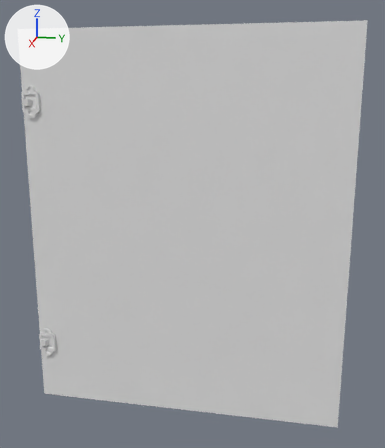
The FBX model Assets/Fbx/Vagon_SmallCorridor/Vagon_SmallCorridor_GarbDoor_01.fbx, before and after one commit.
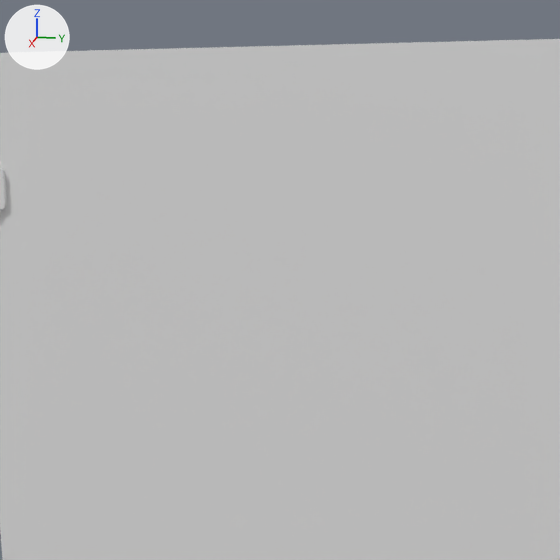
Each version is shown whole from a camera (50 mm lens) standing at (-8.848, 0.079, 2.048) and looking at (-9.851, -0.121, 1.797), then close up on the part from 9% to 88% of the width and 0% to 68% of the height. Lighting does not change. The marker at upper left points along +X, +Y and +Z. Where no turn or scale is listed for an object, it has been applied to the vertices.

The first close-up shows 'Vagon_SmallCorridor_GarbDoor_01'.
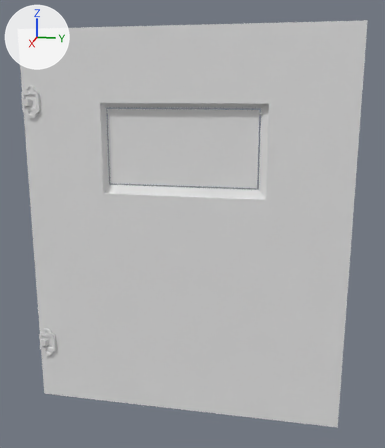
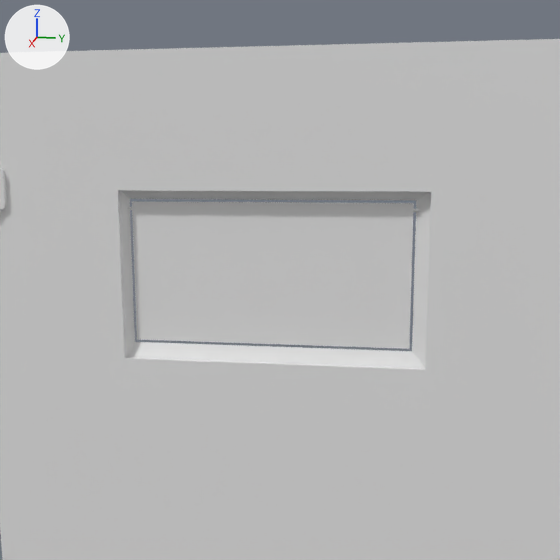
What changed in the scene script:
```text
Add mat_im_wood_t:
    mat_im_wood_t = principled_material('IM_Wood_T')
    mat_im_wood_t.base_color = (0.8, 0.8, 0.8)  # white #e7e7e7
    mat_im_wood_t.roughness = 0.4
Add mat_im_metal_insert:
    mat_im_metal_insert = principled_material('IM_Metal_Insert')
    mat_im_metal_insert.base_color = (0.8, 0.8, 0.8)  # white #e7e7e7
    mat_im_metal_insert.roughness = 0.4
Add mat_im_body_inner_detals:
    mat_im_body_inner_detals = principled_material('IM_Body_inner_Detals')
    mat_im_body_inner_detals.base_color = (0.8, 0.8, 0.8)  # white #e7e7e7
    mat_im_body_inner_detals.roughness = 0.4
Change me_vagon_smallcorridor_garbdoor_01:
    where me_vagon_smallcorridor_garbdoor_01.from_pydata(...)  # 390 vertices, 385 faces; spans x -0.028..0.007, y -0.003..0.634, z 0.01..0.782
    used by ob_vagon_smallcorridor_garbdoor_01; location = (-9.833, -0.454, 1.384)
    verts and faces of me_vagon_smallcorridor_garbdoor_01; kept vertices keep their numbers, new ones are numbered from 390
    before: 0 (-0.002, 0.634, 0.01), 1 (-0.017, 0.634, 0.01), 2 (-0.002, -0.003, 0.01), 3 (-0.017, -0.003, 0.01), 4 (-0.017, 0.634, 0.782)
    before: 5 (-0.002, 0.634, 0.782), 6 (-0.002, -0.003, 0.782), 7 (-0.017, -0.003, 0.782), 378 (-0.023, 0.165, 0.489), 382 (-0.023, 0.165, 0.634)
    before: 385 (-0.023, 0.457, 0.489), 387 (-0.023, 0.457, 0.634)
    me_vagon_smallcorridor_garbdoor_01 part 1: a new loose piece, a box spanning x -0.0198..-0.0168, y 0.1653..0.4574, z 0.489..0.6343, in mat_im_metal_insert (white #e7e7e7)
    me_vagon_smallcorridor_garbdoor_01 part 2
    add delete_faces([(1, 3, 7, 4), (0, 5, 6, 2), (378, 382, 387, 385)])
    add verts[378] = (-0.011, 0.156, 0.471)  # moved, pixel (127, 357)
    add verts[382] = (-0.011, 0.156, 0.646)  # moved, pixel (120, 190)
    add verts[385] = (-0.011, 0.475, 0.471)  # moved, pixel (425, 368)
    add verts[387] = (-0.011, 0.475, 0.646)  # moved, pixel (431, 191)
    add verts[390] = (-0.017, 0.475, 0.471)
    add verts[391] = (-0.017, 0.156, 0.471)
    add verts[392] = (-0.017, 0.475, 0.646)
    add verts[393] = (-0.017, 0.156, 0.646)
    add for new, old in zip([*range(394, 398)], [*range(390, 394)]): verts[new] = verts[old] + (0.015, 0.0, 0.0)
    add faces += [(1, 390, 392, 4), (5, 6, 397, 396), (2, 395, 397, 6), (0, 394, 395, 2), (0, 5, 396, 394), (4, 392, 393, 7)]  # mat_im_wood_t (white #e7e7e7)
    add faces += [(3, 7, 393, 391), (1, 3, 391, 390)]  # mat_im_wood_t (white #e7e7e7)
    add faces += [(391, 393, 397, 395), (392, 396, 397, 393), (390, 394, 396, 392), (390, 391, 395, 394)]  # mat_im_metal_insert (white #e7e7e7)
    add me_vagon_smallcorridor_garbdoor_01.materials.append(mat_im_wood_t)  # white #e7e7e7
    add me_vagon_smallcorridor_garbdoor_01.materials.append(mat_im_metal_insert)  # white #e7e7e7
    add me_vagon_smallcorridor_garbdoor_01.materials.append(mat_im_body_inner_detals)  # white #e7e7e7
```

Pixel boxes [x1, y1, x2, y2] of what changed, in the close-ups (560 x 560 px):
part 1 of me_vagon_smallcorridor_garbdoor_01, added
    after: [132, 201, 414, 349]
part 2 of me_vagon_smallcorridor_garbdoor_01, built on
    both: [115, 187, 434, 372]
